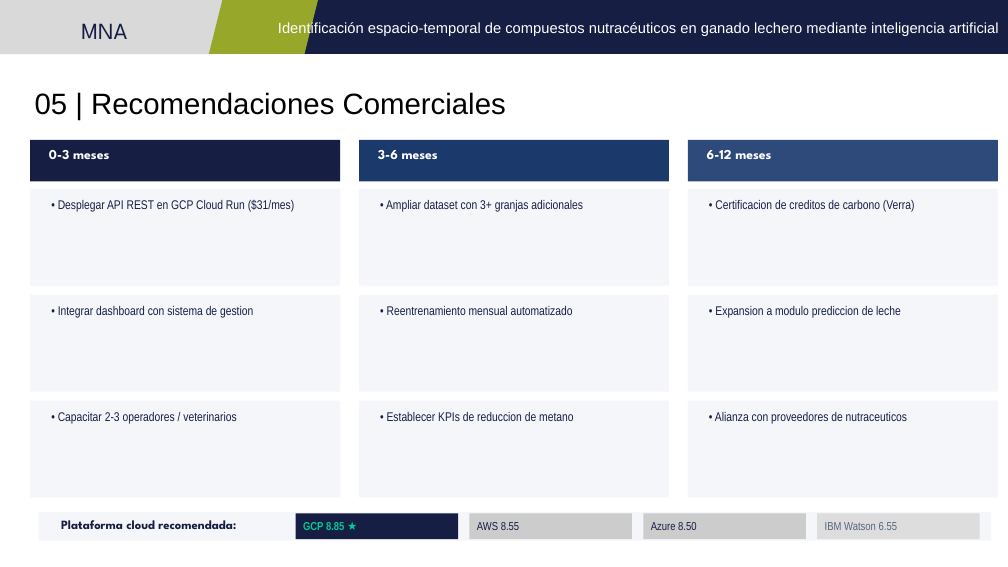
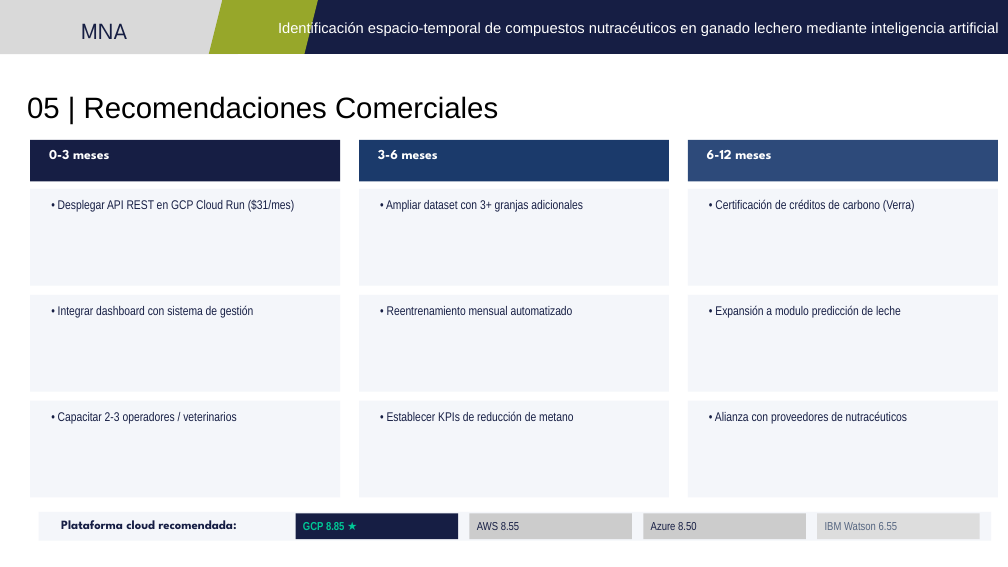
Before and after one commit to jperezg86/ml-nutraceuticos-ganado-lechero, a slide deck: slide 7 of docs/Presentacion_E6_v3_FINAL_Equipo48.pptx. Drawn at 1008x567 pixels with LibreOffice and Linux fonts; fonts in the diff are those of the drawing. Boxes give left, top, right and bottom in pixels: in the first picture for what was removed or moved away, otherwise in the second. Text is boxed around its words. In the diff, an @@ line names an element or a change of style, - is before the commit and + after.

```diff
--- a/docs/Presentacion_E6_v3_FINAL_Equipo48.pptx
+++ b/docs/Presentacion_E6_v3_FINAL_Equipo48.pptx
@@ title "05 | Recomendaciones Comerciales": place and size @@
-title "05 | Recomendaciones Comerciales" at (35,92,506,115)
+title "05 | Recomendaciones Comerciales" at (27,96,498,119)
@@ text at (715,199,915,212): text changed @@
-• Certificacion de creditos de carbono (Verra)
+• Certificación de créditos de carbono (Verra)
@@ text at (58,306,253,318): text changed @@
-• Integrar dashboard con sistema de gestion
+• Integrar dashboard con sistema de gestión
@@ text at (715,305,901,318): text changed @@
-• Expansion a modulo prediccion de leche
+• Expansión a modulo predicción de leche
@@ text at (387,411,573,421): text changed @@
-• Establecer KPIs de reduccion de metano
+• Establecer KPIs de reducción de metano
@@ text at (715,411,907,424): text changed @@
-• Alianza con proveedores de nutraceuticos
+• Alianza con proveedores de nutracéuticos
```
Also in this commit, not shown: 16 other slides changed.
